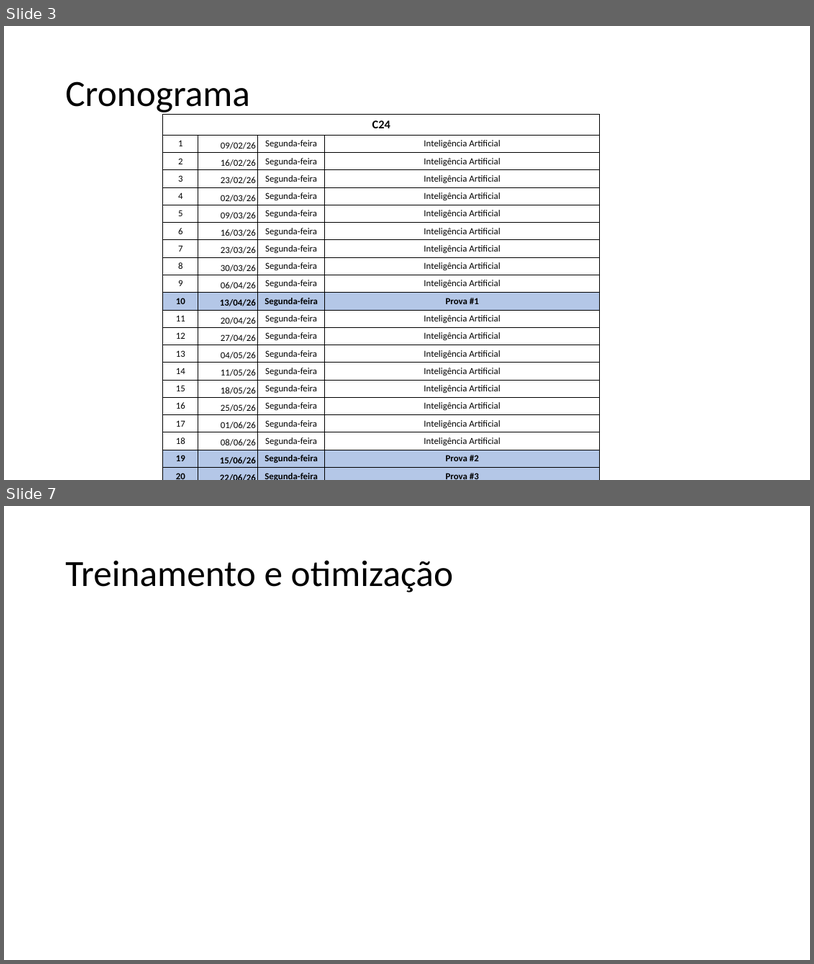
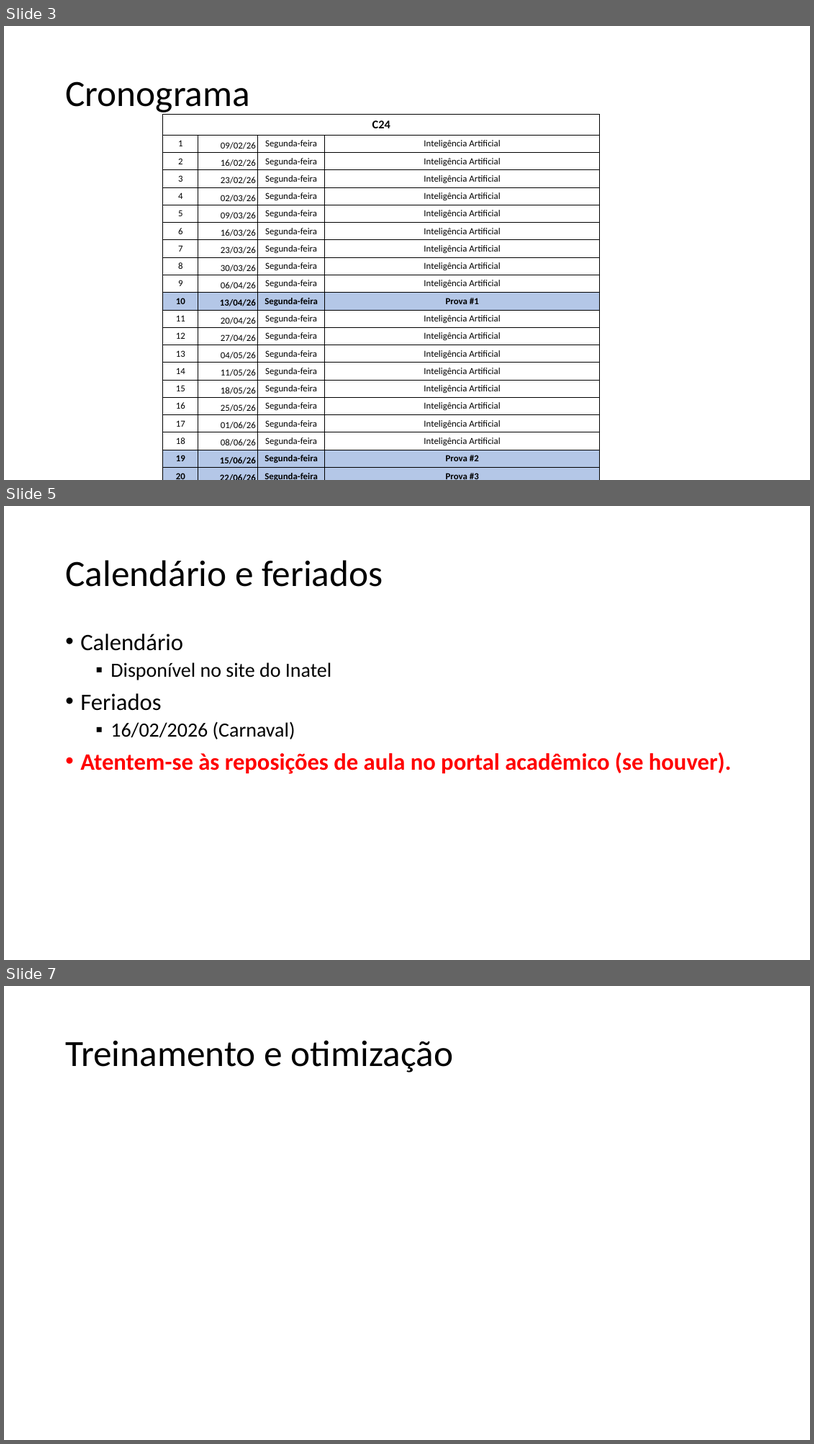
Before and after one commit to zz4fap/c24_inteligencia_artificial, a slide deck: slides/C24_Introdução.pptx. Shown one above the other, each under a label of ours: slides 3 and 7 before the commit, slides 3, 5 and 7 after it; the slides between them are not shown. The pictures are 814x964 and 814x1444 pixels, drawn with LibreOffice and Linux fonts; fonts in the diff are those of the drawing. Boxes give left, top, right and bottom in pixels: in the first picture for what was removed or moved away, otherwise in the second. Text is boxed around its words. In the diff, an @@ line names an element or a change of style, - is before the commit and + after.

```diff
--- a/slides/C24_Introdução.pptx
+++ b/slides/C24_Introdução.pptx
@@ slide 5 added at box(4, 506, 810, 960), background #FFFFFF @@
@@ title added at box(65, 560, 383, 587), 44 pt, text #000000 @@
+Calendário e feriados
@@ text added at box(80, 633, 732, 774), 28 pt, text #000000 @@
+• Calendário
+  ▪ Disponível no site do Inatel
+• Feriados
+  ▪ 16/02/2026 (Carnaval)
+• Atentem-se às reposições de aula no portal acadêmico (se houver).
```
Also in this commit, not shown: 2 other slides added, 3 slides removed.
